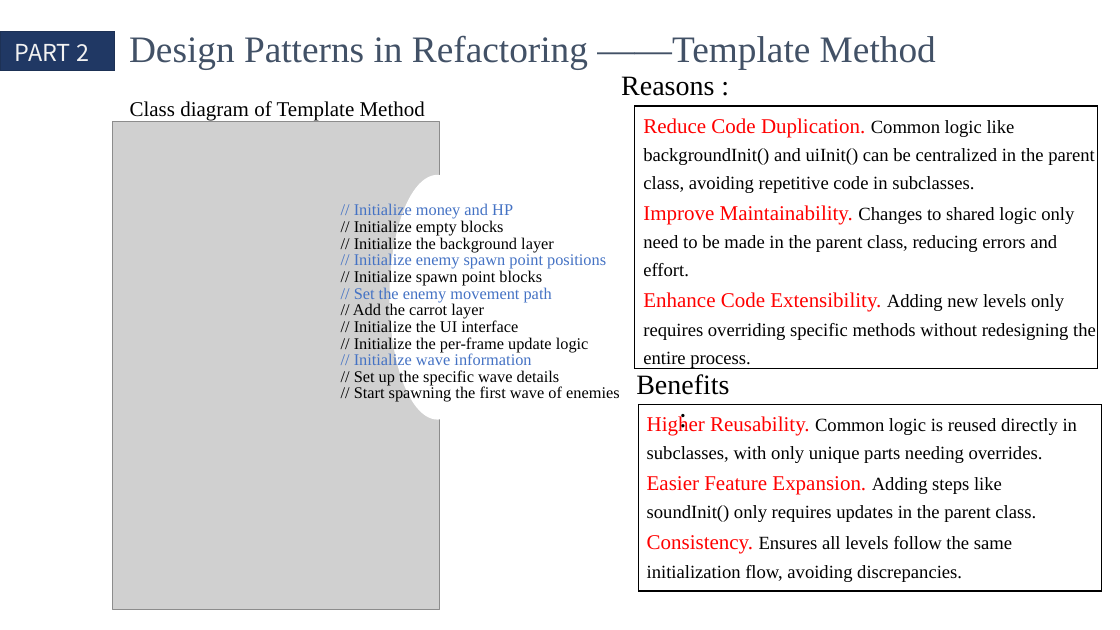
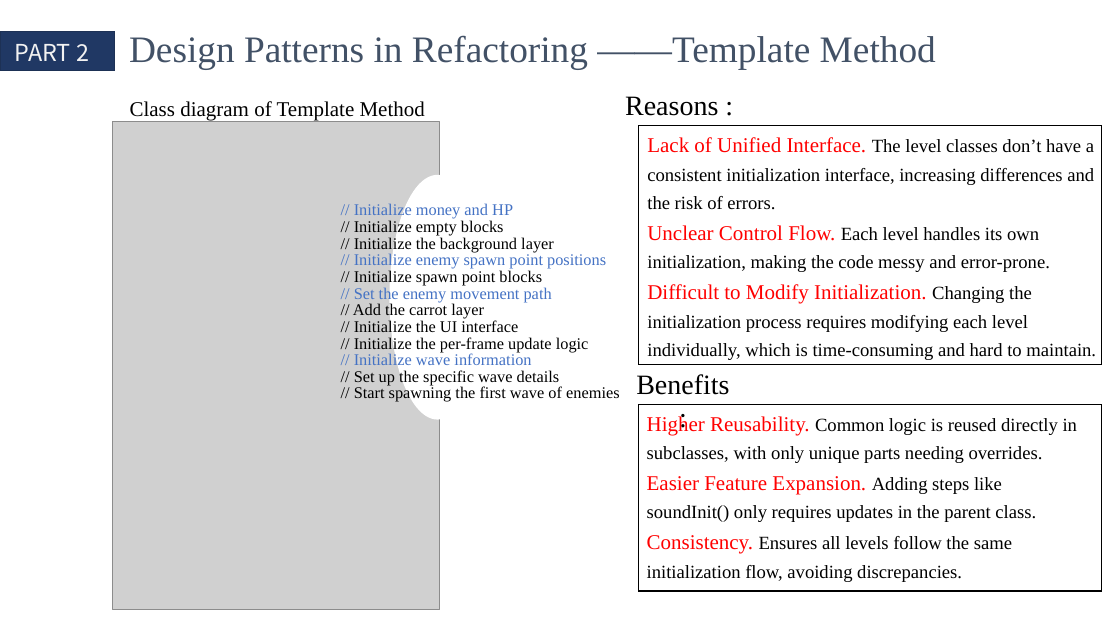
Before and after one commit to QinCheng0928/Cocos2d, a slide deck: slide 13 of 文档/DesignPattern.pptx. Drawn at 1120x630 pixels with LibreOffice and Linux fonts; fonts in the diff are those of the drawing; grey boxes stand for pictures. Boxes give left, top, right and bottom in pixels: in the first picture for what was removed or moved away, otherwise in the second. Text is boxed around its words. In the diff, an @@ line names an element or a change of style, - is before the commit and + after.

```diff
--- a/文档/DesignPattern.pptx
+++ b/文档/DesignPattern.pptx
@@ text "Reasons :" moved from (x1=621, y1=76, x2=714, y2=96) to (x1=625, y1=96, x2=718, y2=116) @@
@@ rectangle resized from (x1=634, y1=106, x2=1097, y2=368) to (x1=639, y1=126, x2=1102, y2=365) @@
@@ text at (x1=647, y1=137, x2=1096, y2=360): text changed @@
-Reduce Code Duplication. Common logic like backgroundInit() and uiInit() can be centralized in the parent class, avoiding repetitive code in subclasses.
-Improve Maintainability. Changes to shared logic only need to be made in the parent class, reducing errors and effort.
-Enhance Code Extensibility. Adding new levels only requires overriding specific methods without redesigning the entire process.
+Lack of Unified Interface. The level classes don’t have a consistent initialization interface, increasing differences and the risk of errors.
+Unclear Control Flow. Each level handles its own initialization, making the code messy and error-prone.
+Difficult to Modify Initialization. Changing the initialization process requires modifying each level individually, which is time-consuming and hard to maintain.
```
Also in this commit, not shown: 1 other slide changed, 1 other file.
